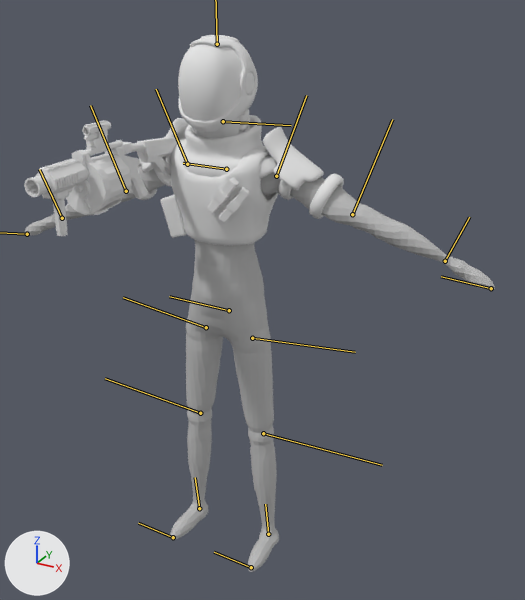
Two versions of the FBX model Deathlogger/Assets/Models/mainchar_anim_001.fbx, one commit apart.
One viewpoint serves both versions: a 50 mm camera at (0.0192, -0.0318, 0.0314) aimed at (0.0031, -0.0025, 0.0168). Every picture has the same lights, and +X, +Y and +Z are marked at lower left. Both versions are drawn at frame 101 of the action 'Take 001'; the numbers are the values there. The bones that bend it are drawn over the model as lines.

Names of what the first picture shows: 'Skin_ZSphere_1', 'character_export_001:Mesh', 'slingshot:Mesh'.
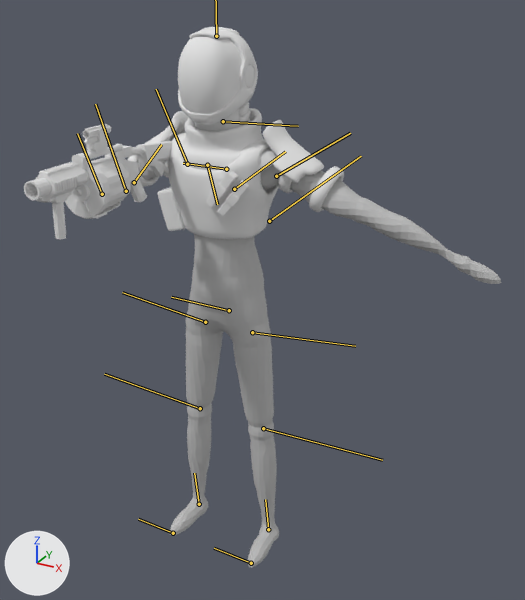
Location of each change, (x1, y1, x2, y2) in pixels of the pictures (525 x 600 px):
'Skin_ZSphere_1', posed: before (25, 154, 495, 572); after (36, 139, 501, 568)
'character_export_001:Mesh', posed: before (130, 35, 344, 246); after (128, 27, 344, 239)
'slingshot:Mesh', posed: before (24, 120, 178, 236); after (24, 124, 172, 239)
bone 'joint1', root to tip: before (229, 310) to (169, 296); after (229, 310) to (171, 297)
bone 'joint7', root to tip: before (445, 261) to (469, 217); after (234, 189) to (285, 151)

The edits, one by one:
Bone 'joint1' (bone_joint1) moves from (-0.043, 0.0, 0.0) to (-0.009, 0.0, 0.0).
Bone 'joint7' (bone_joint7) turns from (0, -11, 0) to (0, -2, 0) degrees about its own x, y and z.
Bone 'joint9' (bone_joint9) turns from (2, 7, -5) to (2, -2, 2) degrees about its own x, y and z.
